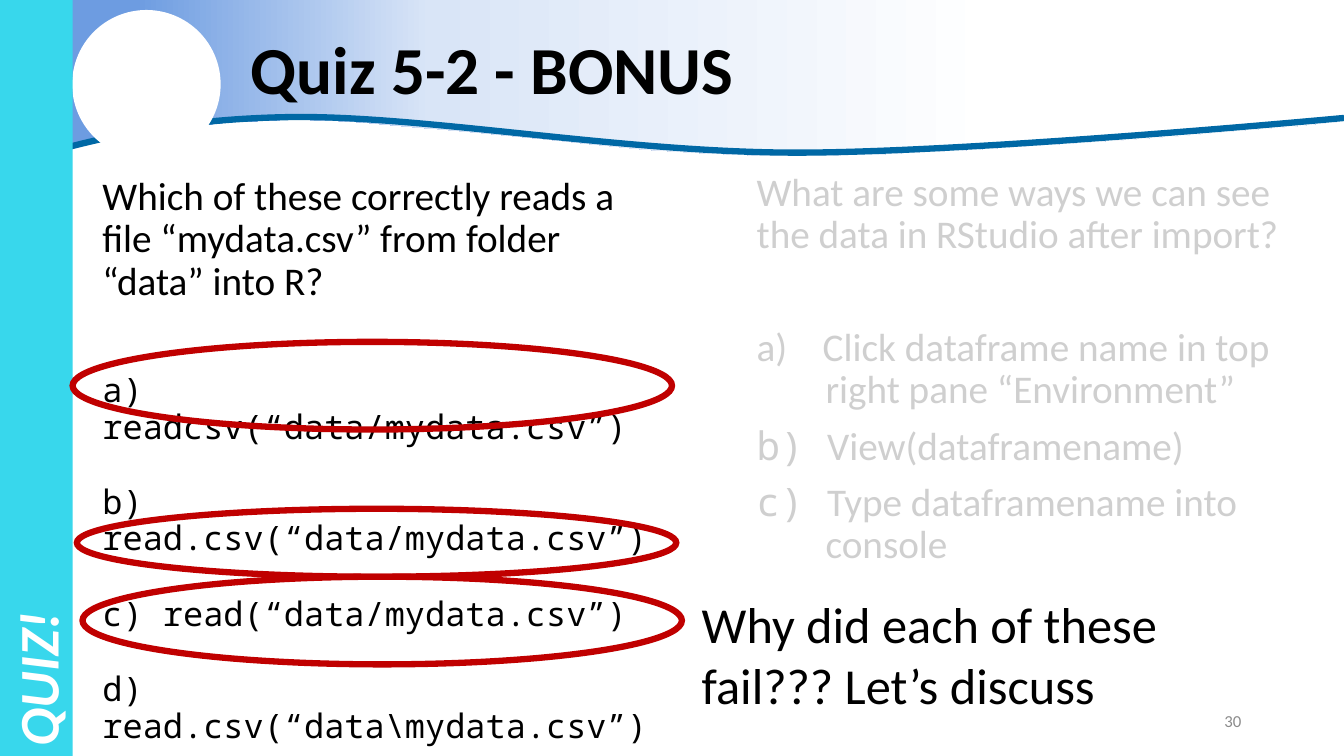
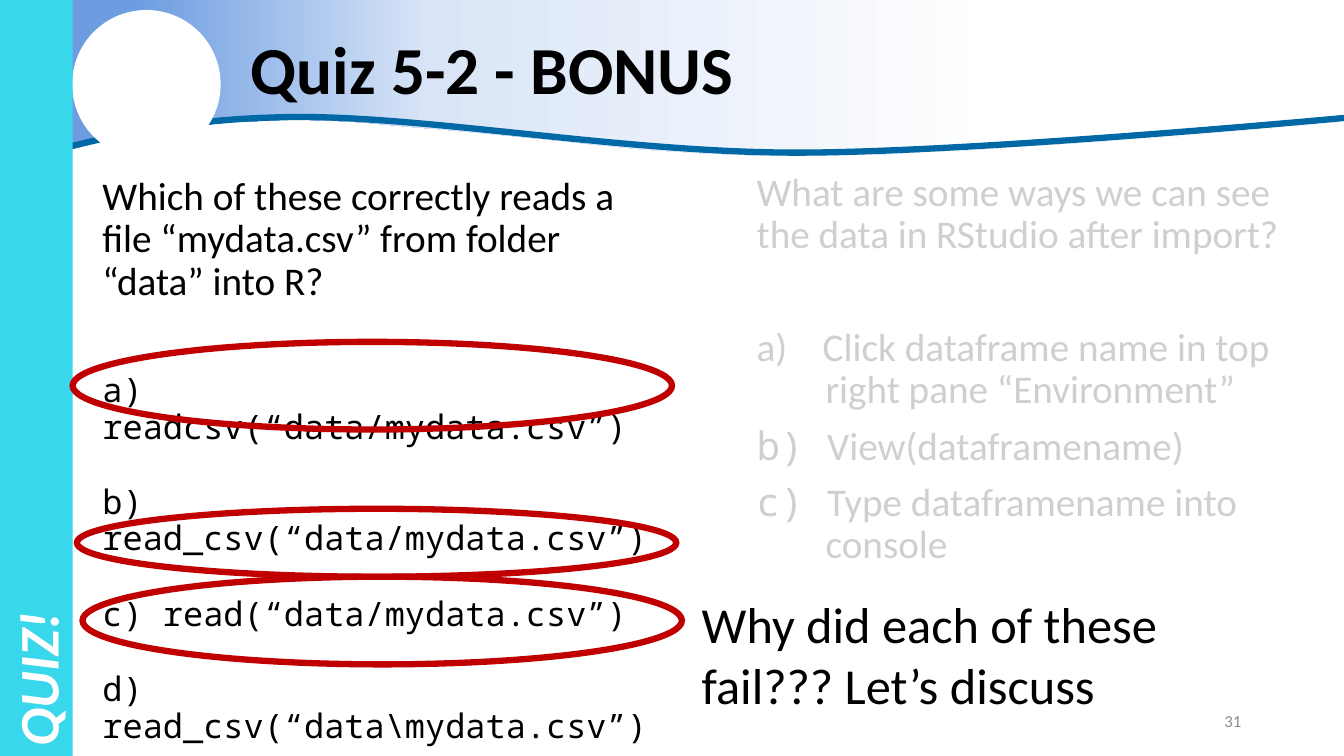
Before and after one commit to justinpriest/ADFG_R_Intro_Workshop, a slide deck: slide 31 of presentations/5 - Reading Real Data.pptx (slide 30 before the commit). Drawn at 1344x756 pixels with LibreOffice and Linux fonts; fonts in the diff are those of the drawing; background and template pictures are left out. Boxes give left, top, right and bottom in pixels: in the first picture for what was removed or moved away, otherwise in the second. Text is boxed around its words. In the diff, an @@ line names an element or a change of style, - is before the commit and + after.

```diff
--- a/presentations/5 - Reading Real Data.pptx
+++ b/presentations/5 - Reading Real Data.pptx
@@ text at <box>102,488,647,560</box>: text changed @@
-b) read.csv(“data/mydata.csv”)
+b) read_csv(“data/mydata.csv”)
@@ text at <box>102,675,647,747</box>: text changed @@
-d) read.csv(“data\mydata.csv”)
+d) read_csv(“data\mydata.csv”)
@@ page number at <box>1224,716,1241,727</box>: text changed @@
-30
+31
```
Also in this commit, not shown: 11 other slides changed, 4 slides added.
